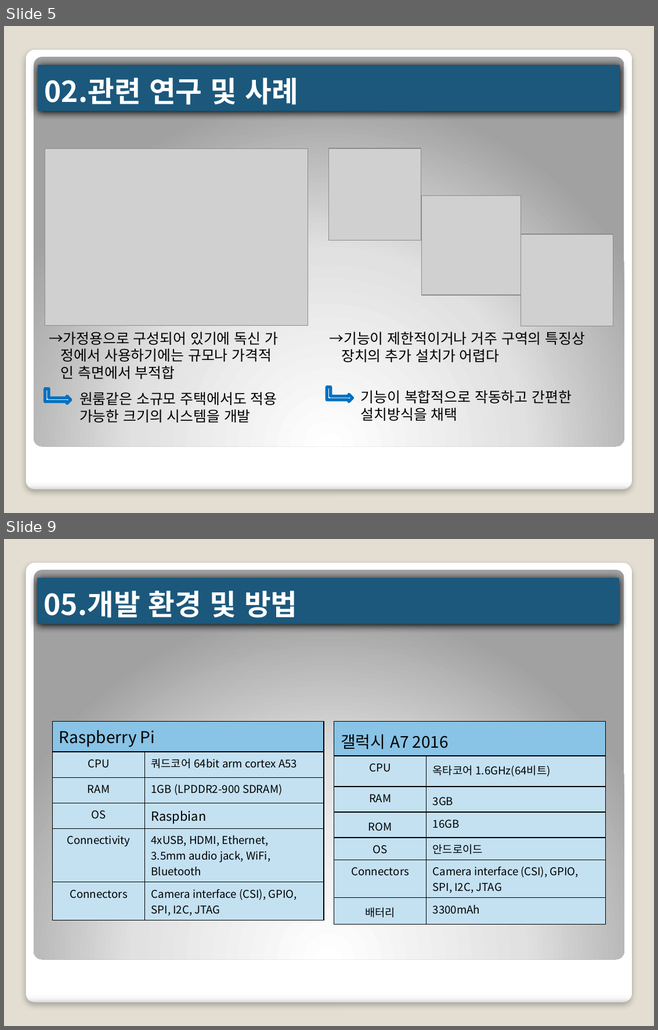
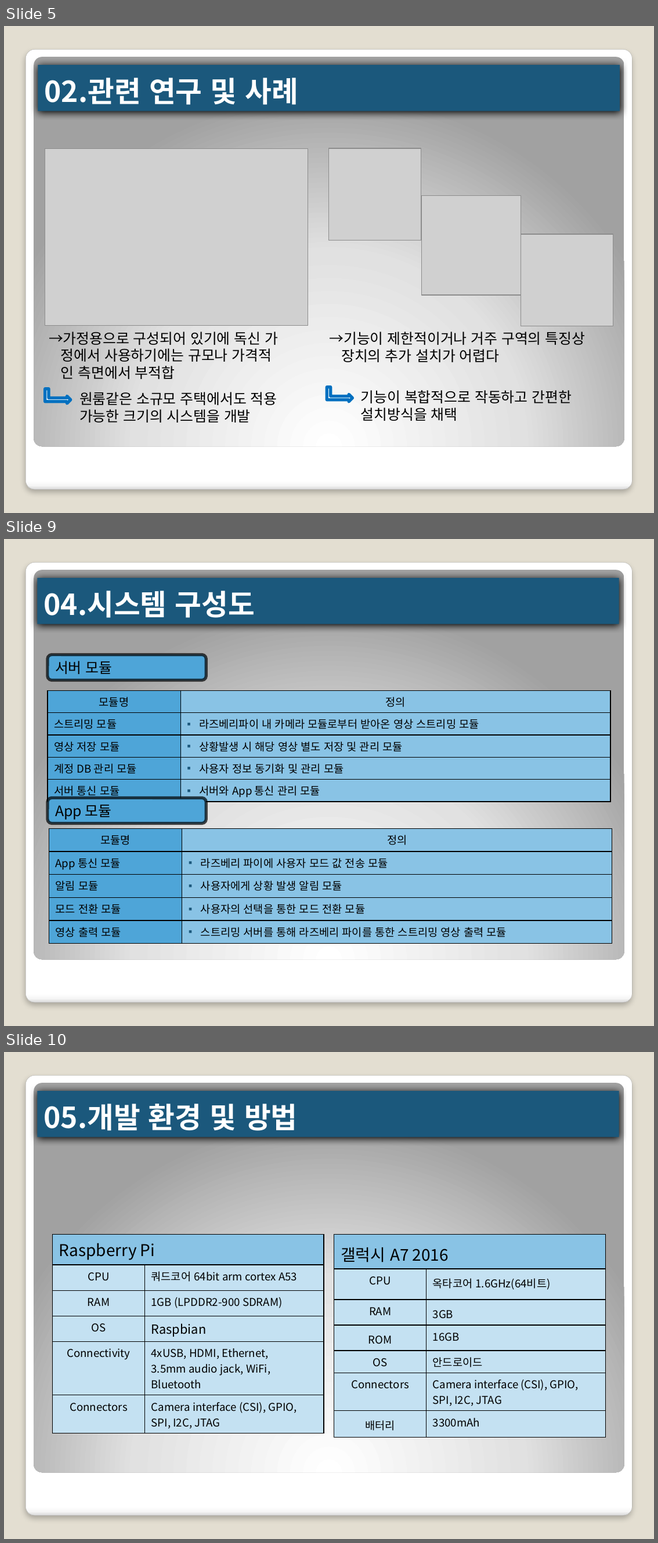
Before and after one commit to Kim-Gyunho/multi-design, a slide deck: 제안서 2-5(주민수, 김균호, 한훈영).pptx. Shown one above the other, each under a label of ours: slides 5 and 9 before the commit, slides 5, 9 and 10 after it; the slides between them are not shown. The pictures are 658x1030 and 658x1543 pixels, drawn with LibreOffice and Linux fonts; fonts in the diff are those of the drawing; grey boxes stand for pictures. Boxes give left, top, right and bottom in pixels: in the first picture for what was removed or moved away, otherwise in the second. Text is boxed around its words. In the diff, an @@ line names an element or a change of style, - is before the commit and + after.

```diff
--- a/제안서 2-5(주민수, 김균호, 한훈영).pptx
+++ b/제안서 2-5(주민수, 김균호, 한훈영).pptx
@@ slide 9 added at [4,539,654,1026], background #E3DED1; not listed: 2 template elements that a slide beside it also shows @@
@@ title added at [37,578,619,624], fill #1B587C, 32 pt, text #FFFFFF, bold @@
+04.시스템 구성도
@@ rounded rectangle added at [48,654,206,680], fill #4EA5D8, outline #000000 3.35 pt, 16 pt, text #000000 @@
+서버 모듈
@@ table added at [48,690,610,801], 5 rows, 2 columns @@
+모듈명 | 정의
+스트리밍 모듈 | 라즈베리파이 내 카메라 모듈로부터 받아온 영상 스트리밍 모듈
+영상 저장 모듈 | 상황발생 시 해당 영상 별도 저장 및 관리 모듈
+계정 DB 관리 모듈 | 사용자 정보 동기화 및 관리 모듈
+서버 통신 모듈 | 서버와 App 통신 관리 모듈
@@ rounded rectangle added at [48,798,206,824], fill #4EA5D8, outline #000000 3.35 pt, 16 pt, text #000000 @@
+App 모듈
@@ table added at [49,829,611,944], 5 rows, 2 columns @@
+모듈명 | 정의
+App 통신 모듈 | 라즈베리 파이에 사용자 모드 값 전송 모듈
+알림 모듈 | 사용자에게 상황 발생 알림 모듈
+모드 전환 모듈 | 사용자의 선택을 통한 모드 전환 모듈
+영상 출력 모듈 | 스트리밍 서버를 통해 라즈베리 파이를 통한 스트리밍 영상 출력 모듈
@@ what was slide 9 is now slide 10 @@
```
Also in this commit, not shown: 4 slides changed.
